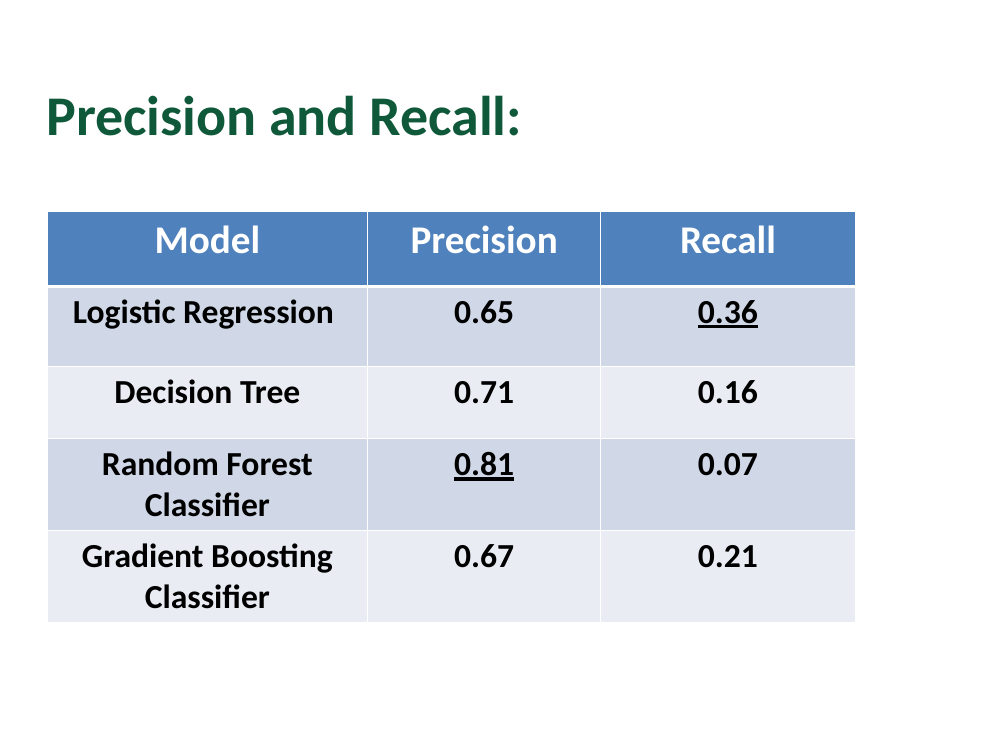
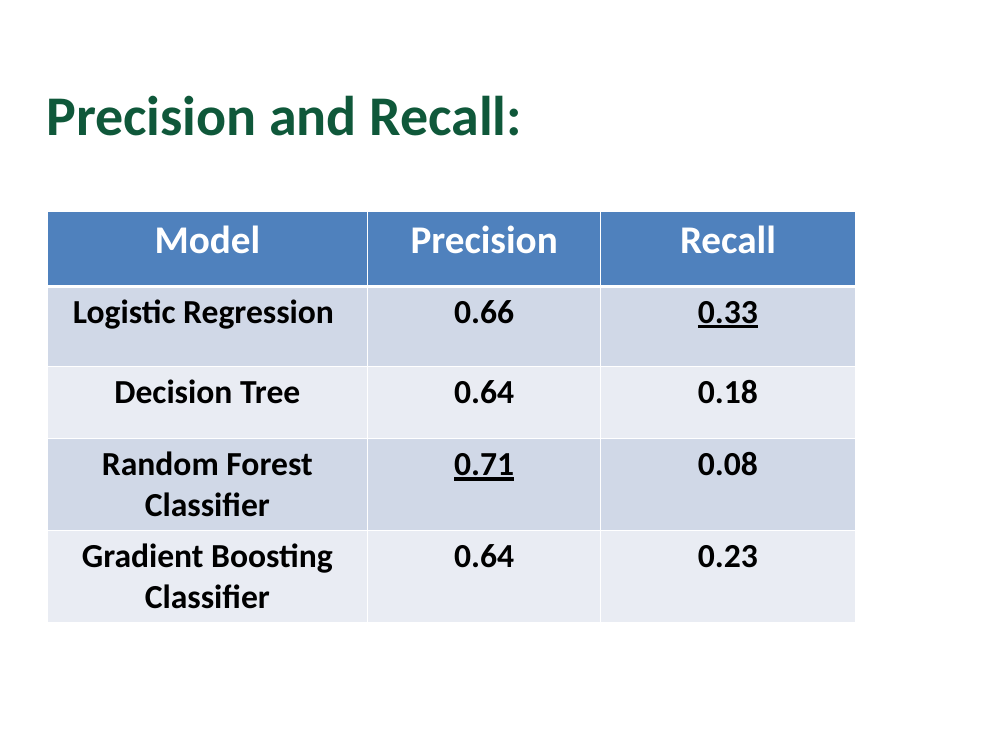
Before and after one commit to navveenn444/Term-Deposit, a slide deck: slide 9 of Big Data Presentation.pptx. Drawn at 1008x756 pixels with LibreOffice and Linux fonts; fonts in the diff are those of the drawing; background and template pictures are left out. Boxes give left, top, right and bottom in pixels: in the first picture for what was removed or moved away, otherwise in the second. Text is boxed around its words. In the diff, an @@ line names an element or a change of style, - is before the commit and + after.

```diff
--- a/Big Data Presentation.pptx
+++ b/Big Data Presentation.pptx
@@ table at (47,211,856,620) @@
-row 2, column 2: 0.65
+row 2, column 2: 0.66
-row 2, column 3: 0.36
+row 2, column 3: 0.33
-row 3, column 2: 0.71
+row 3, column 2: 0.64
-row 3, column 3: 0.16
+row 3, column 3: 0.18
-row 4, column 2: 0.81
+row 4, column 2: 0.71
-row 4, column 3: 0.07
+row 4, column 3: 0.08
-row 5, column 2: 0.67
+row 5, column 2: 0.64
-row 5, column 3: 0.21
+row 5, column 3: 0.23
```
Also in this commit, not shown: 5 other slides changed.
